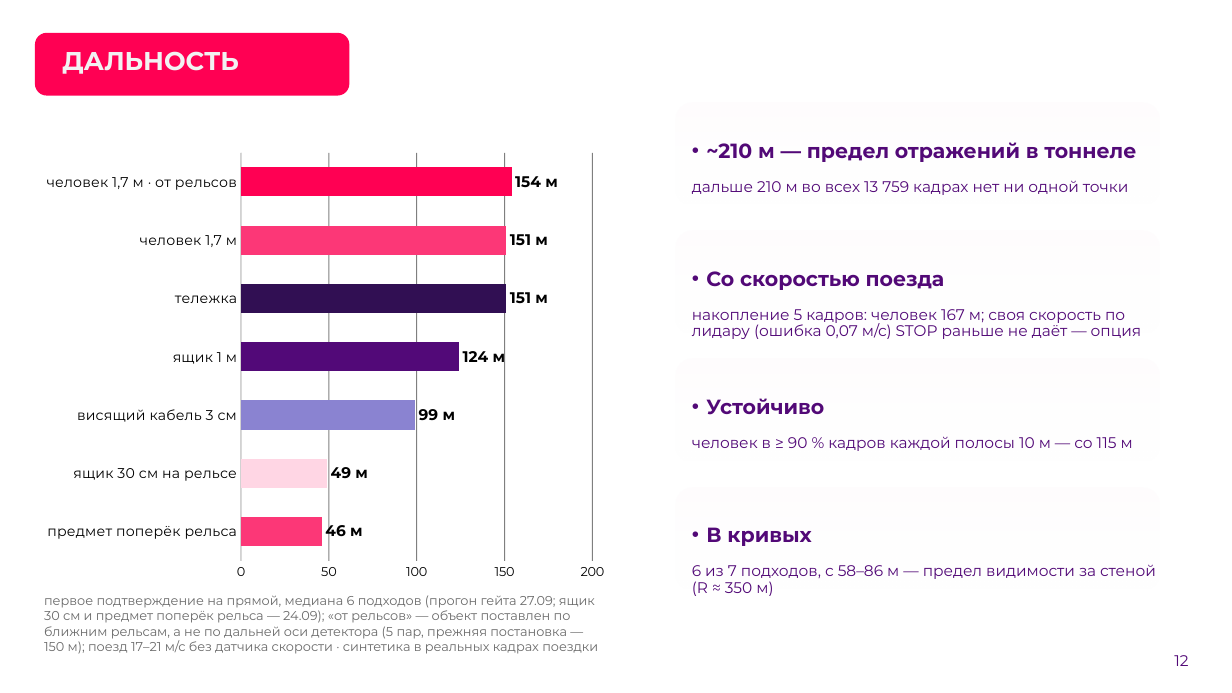
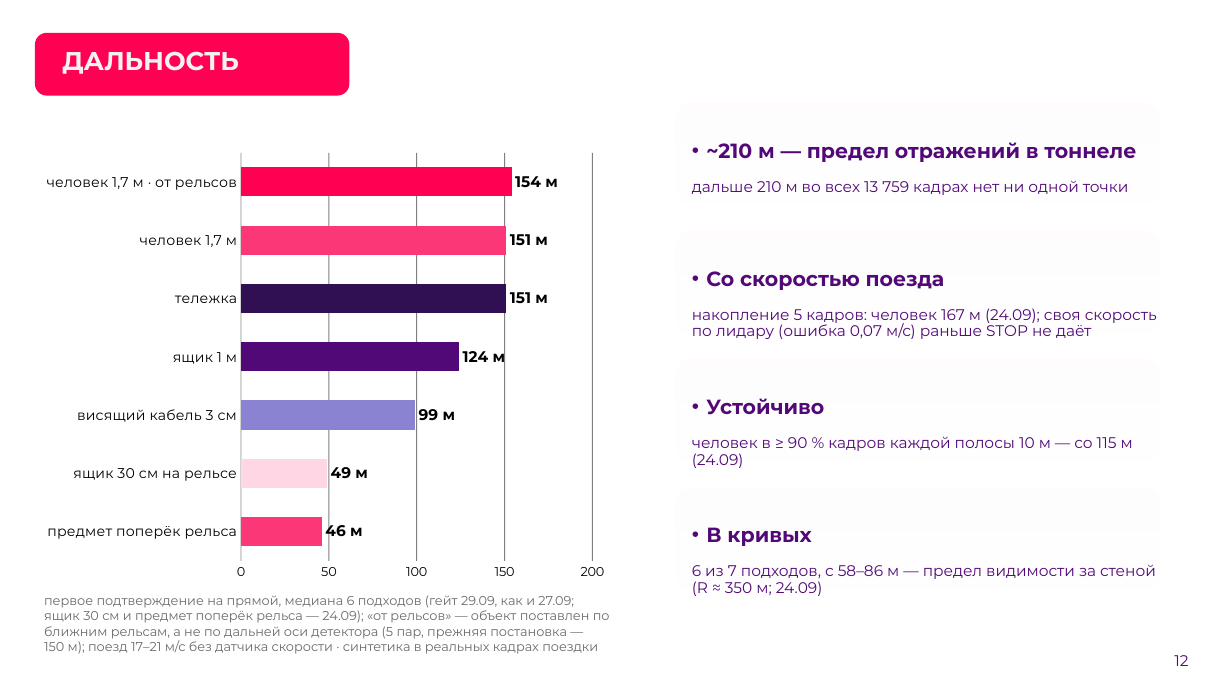
Before and after one commit to pmixay/ReSense, a slide deck: slide 12 of docs/presentation/ReSense_LCT2026.pptx. Drawn at 1232x693 pixels with LibreOffice and Linux fonts; fonts in the diff are those of the drawing; background and template pictures are left out. Boxes give left, top, right and bottom in pixels: in the first picture for what was removed or moved away, otherwise in the second. Text is boxed around its words. In the diff, an @@ line names an element or a change of style, - is before the commit and + after.

```diff
--- a/docs/presentation/ReSense_LCT2026.pptx
+++ b/docs/presentation/ReSense_LCT2026.pptx
@@ text at [692,308,1157,339]: text changed @@
-накопление 5 кадров: человек 167 м; своя скорость по лидару (ошибка 0,07 м/с) STOP раньше не даёт — опция
+накопление 5 кадров: человек 167 м (24.09); своя скорость по лидару (ошибка 0,07 м/с) раньше STOP не даёт
@@ text at [692,436,1133,468]: text changed @@
-человек в ≥ 90 % кадров каждой полосы 10 м — со 115 м
+человек в ≥ 90 % кадров каждой полосы 10 м — со 115 м (24.09)
@@ text at [692,564,1156,596]: text changed @@
-6 из 7 подходов, с 58–86 м — предел видимости за стеной (R ≈ 350 м)
+6 из 7 подходов, с 58–86 м — предел видимости за стеной (R ≈ 350 м; 24.09)
@@ text at [44,595,610,654]: text changed @@
-первое подтверждение на прямой, медиана 6 подходов (прогон гейта 27.09; ящик 30 см и предмет поперёк рельса — 24.09); «от рельсов» — объект поставлен по ближним рельсам, а не по дальней оси детектора (5 пар, прежняя постановка — 150 м); поезд 17–21 м/с без датчика скорости · синтетика в реальных кадрах поездки
+первое подтверждение на прямой, медиана 6 подходов (гейт 29.09, как и 27.09; ящик 30 см и предмет поперёк рельса — 24.09); «от рельсов» — объект поставлен по ближним рельсам, а не по дальней оси детектора (5 пар, прежняя постановка — 150 м); поезд 17–21 м/с без датчика скорости · синтетика в реальных кадрах поездки
```
Also in this commit, not shown: 11 other slides changed, 43 other files.
